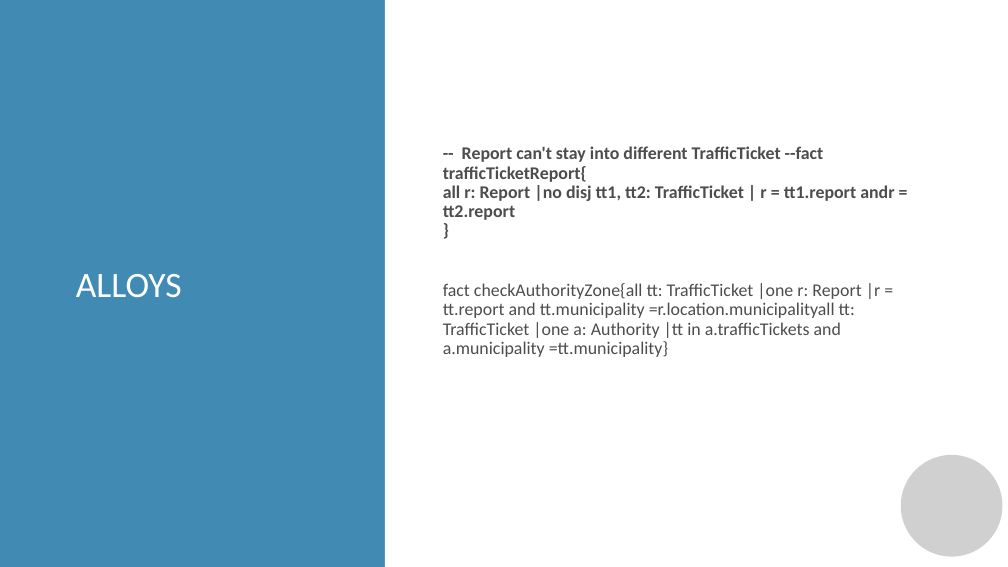
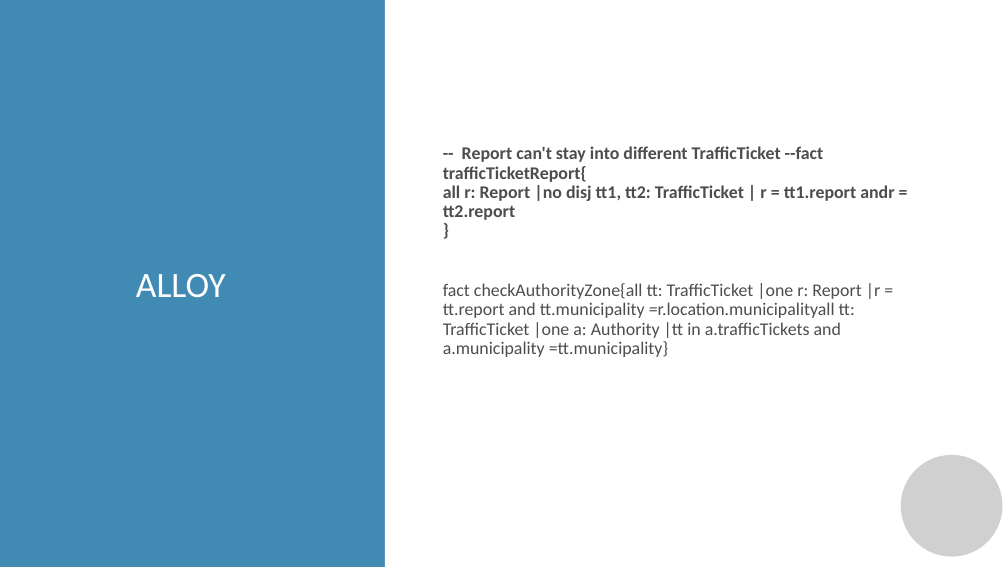
Before and after one commit to manuelsalamino/SoftwareEngineering2-Project, a slide deck: slide 8 of Presentazione standard3.pptx. Drawn at 1008x567 pixels with LibreOffice and Linux fonts; fonts in the diff are those of the drawing; grey boxes stand for pictures; background and template pictures are left out. Boxes give left, top, right and bottom in pixels: in the first picture for what was removed or moved away, otherwise in the second. Text is boxed around its words. In the diff, an @@ line names an element or a change of style, - is before the commit and + after.

```diff
--- a/Presentazione standard3.pptx
+++ b/Presentazione standard3.pptx
@@ text at box(136, 274, 226, 298): text changed @@
-ALLOYS
+ALLOY
```
Also in this commit, not shown: 4 slides added.
